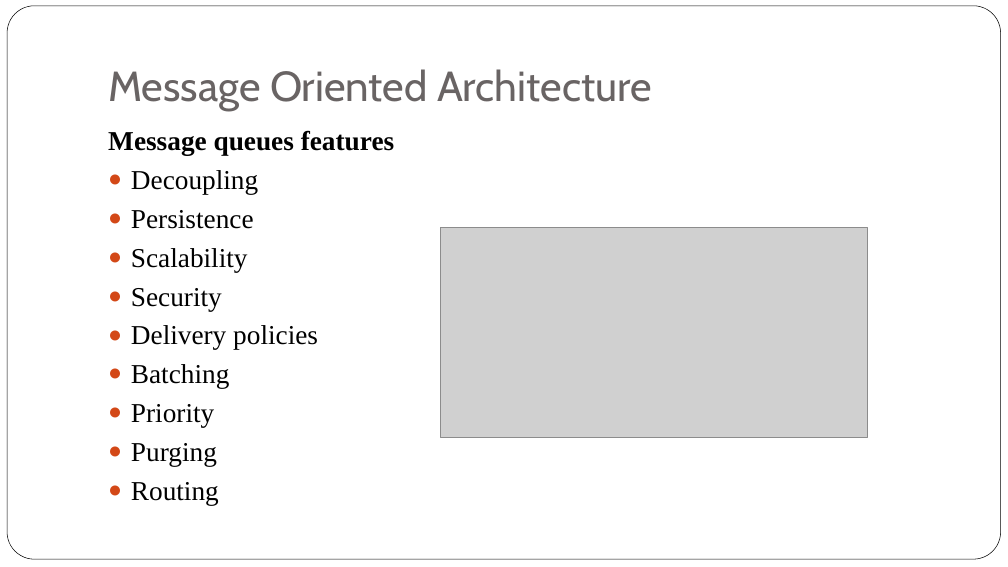
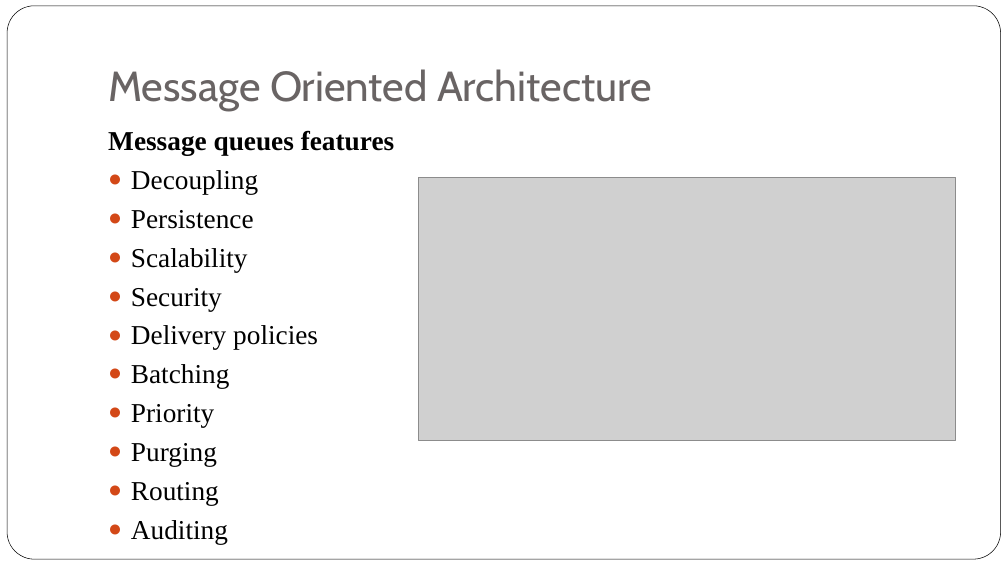
Before and after one commit to iskandersierra/DevSharp, a slide deck: slide 13 of Docs/Distributed Architecture.pptx (slide 10 before the commit). Drawn at 1008x567 pixels with LibreOffice and Linux fonts; fonts in the diff are those of the drawing; grey boxes stand for pictures. Boxes give left, top, right and bottom in pixels: in the first picture for what was removed or moved away, otherwise in the second. Text is boxed around its words. In the diff, an @@ line names an element or a change of style, - is before the commit and + after.

```diff
--- a/Docs/Distributed Architecture.pptx
+++ b/Docs/Distributed Architecture.pptx
@@ picture: place and size @@
-picture at (441, 228, 868, 437)
+picture at (419, 177, 956, 441)
@@ text at (131, 520, 228, 544): paragraph added @@
+● Auditing
```
Also in this commit, not shown: 5 other slides changed, 7 slides added, 3 slides removed.
